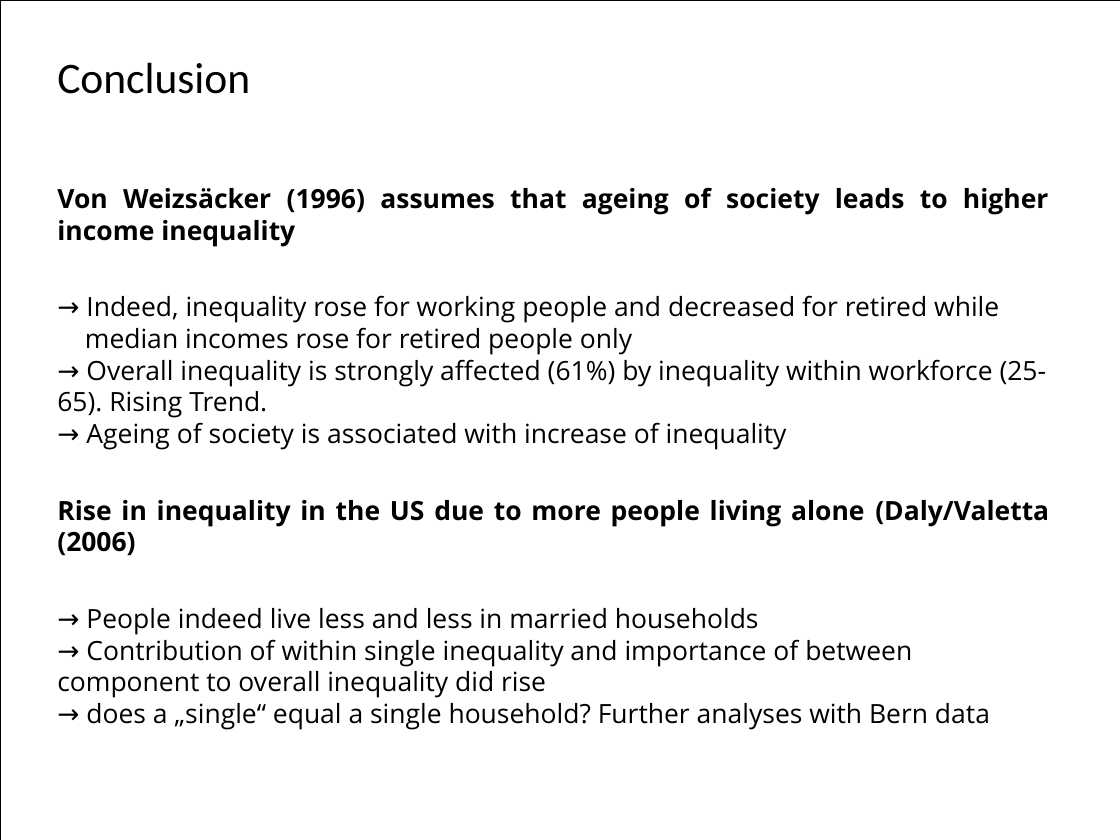
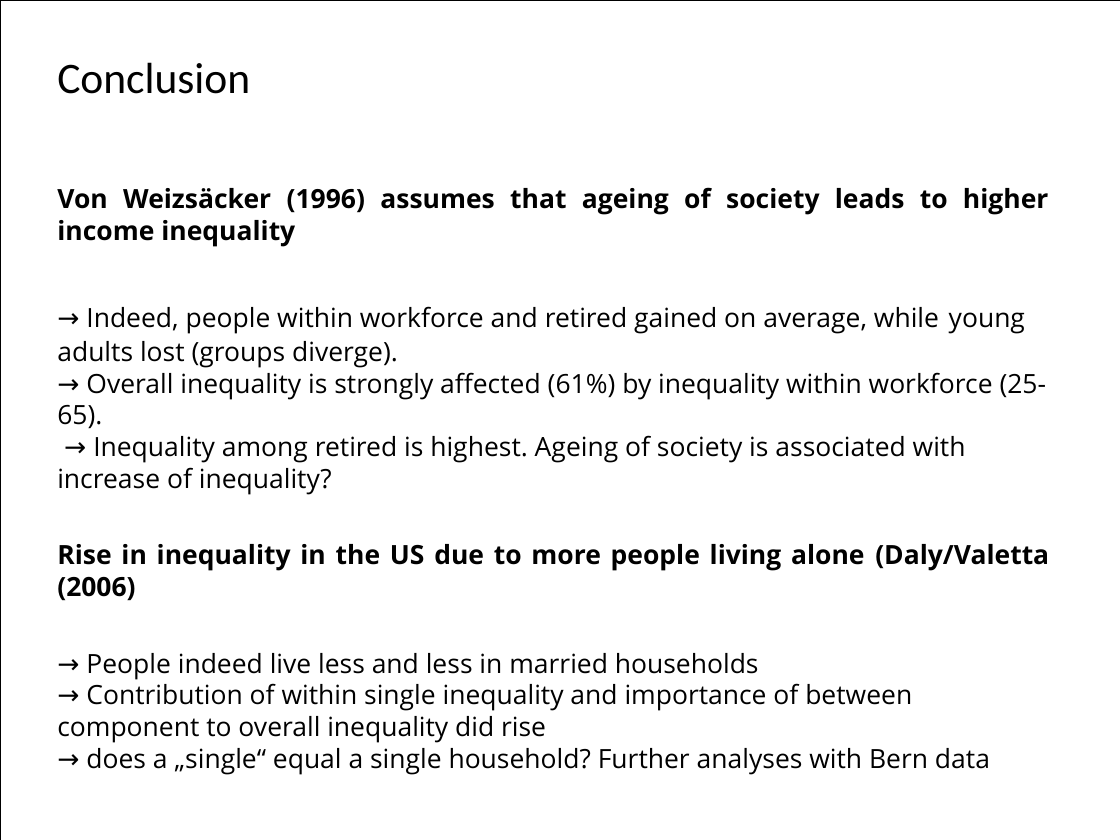
Before and after one commit to hackstutz/neuchatel, a slide deck: slide 13 of presentation/Inequality by Demographic Factors_NoTheory_3.pptx. Drawn at 1120x840 pixels with LibreOffice and Linux fonts; fonts in the diff are those of the drawing. Boxes give left, top, right and bottom in pixels: in the first picture for what was removed or moved away, otherwise in the second. Text is boxed around its words. In the diff, an @@ line names an element or a change of style, - is before the commit and + after.

Commit message:
last updates

```diff
--- a/presentation/Inequality by Demographic Factors_NoTheory_3.pptx
+++ b/presentation/Inequality by Demographic Factors_NoTheory_3.pptx
@@ text at (57,306,1047,495): text changed @@
-→ Indeed, inequality rose for working people and decreased for retired while
-median incomes rose for retired people only
-→ Overall inequality is strongly affected (61%) by inequality within workforce (25-65). Rising Trend.
-  → Ageing of society is associated with increase of inequality
+→ Indeed, people within workforce and retired gained on average, while young adults lost (groups diverge).
+→ Overall inequality is strongly affected (61%) by inequality within workforce (25-65).
+→ Inequality among retired is highest. Ageing of society is associated with increase of inequality?
```
Also in this commit, not shown: 5 other slides changed.
